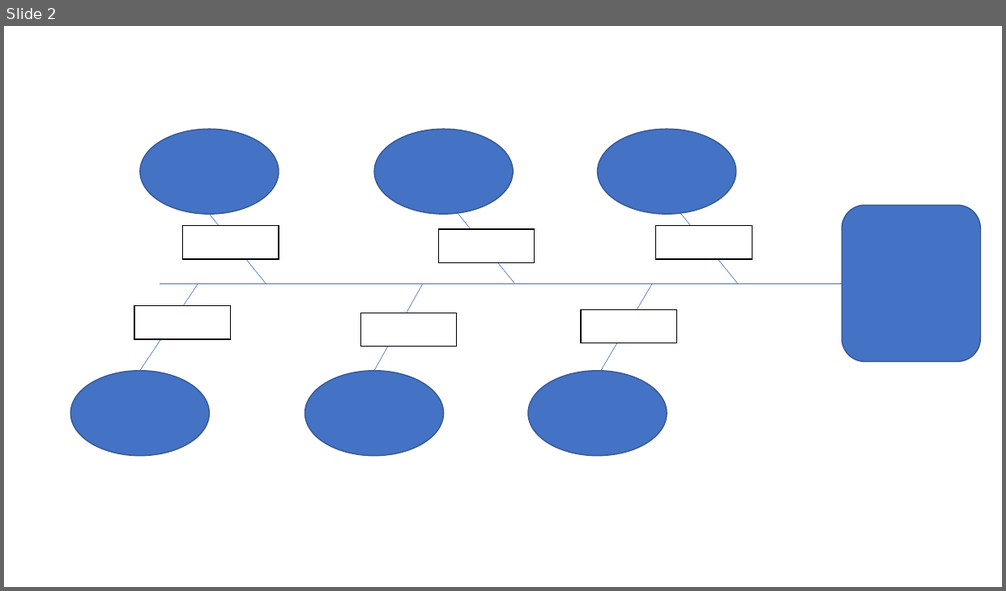
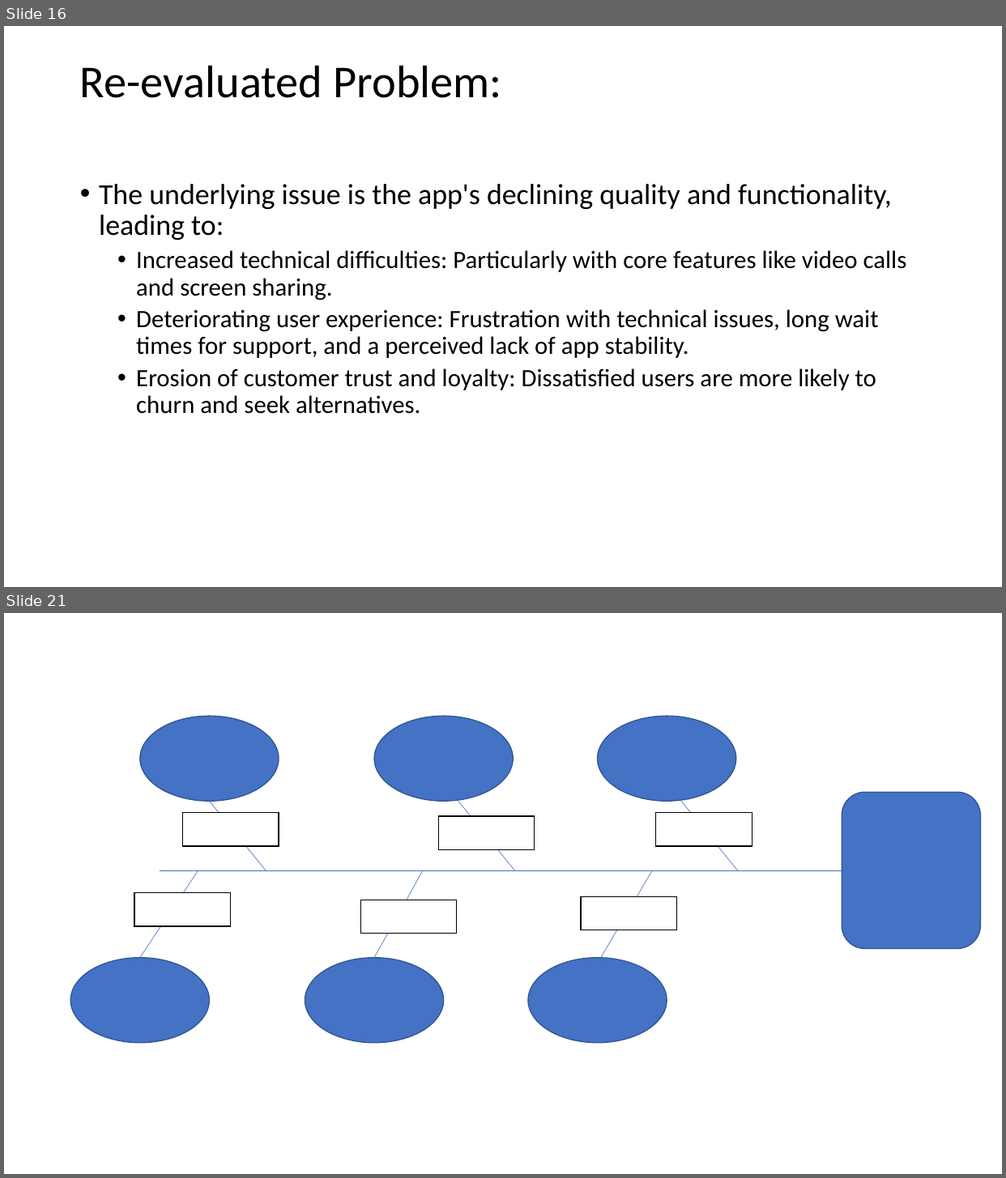
Before and after one commit to Fora1030/data-structures, a slide deck: other/Root Cause Analysis Templates (1).pptx. Shown one above the other, each under a label of ours: slide 2 before the commit, slides 16 and 21 after it; the slides between them are not shown. The pictures are 1006x591 and 1006x1178 pixels, drawn with LibreOffice and Linux fonts; fonts in the diff are those of the drawing. Boxes give left, top, right and bottom in pixels: in the first picture for what was removed or moved away, otherwise in the second. Text is boxed around its words. In the diff, an @@ line names an element or a change of style, - is before the commit and + after.

```diff
--- a/other/Root Cause Analysis Templates (1).pptx
+++ b/other/Root Cause Analysis Templates (1).pptx
@@ slide 16 added at bbox=[4, 26, 1002, 587], background #FFFFFF @@
@@ title added at bbox=[80, 65, 501, 98], 44 pt, text #000000 @@
+Re-evaluated Problem:
@@ text added at bbox=[99, 184, 907, 414], 24 pt, text #000000 @@
+• The underlying issue is the app's declining quality and functionality, leading to:
+  • Increased technical difficulties: Particularly with core features like video calls and screen sharing.
+  • Deteriorating user experience: Frustration with technical issues, long wait times for support, and a perceived lack of app stability.
+  • Erosion of customer trust and loyalty: Dissatisfied users are more likely to churn and seek alternatives.
@@ what was slide 2 is now slide 21 @@
```
Also in this commit, not shown: 1 slide changed, 18 other slides added, 2 other files.
